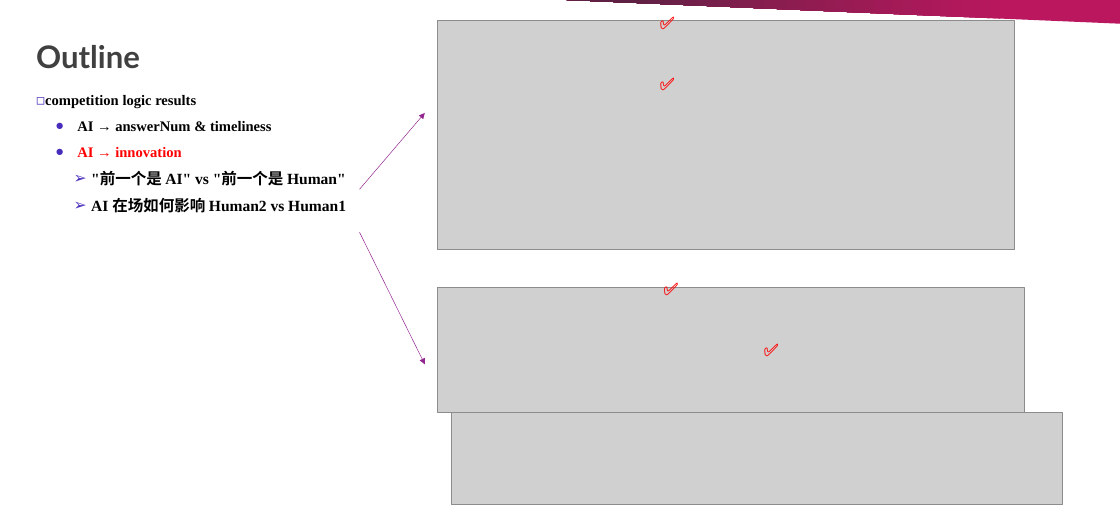
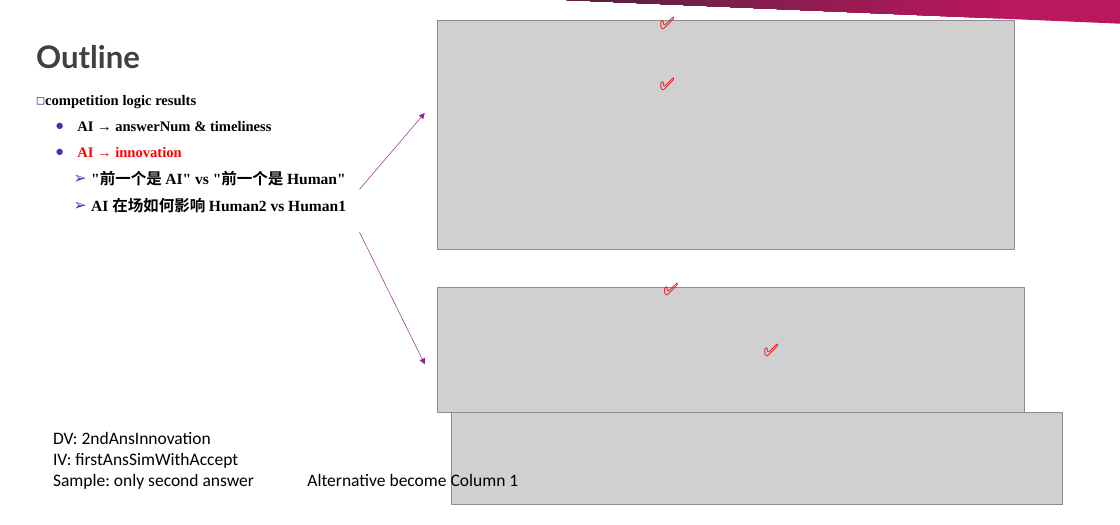
Before and after one commit to chen-junluo/geek-community, a slide deck: slide 4 of Projects/MISQ/MISQ round 2 meeting 260509.pptx. Drawn at 1120x525 pixels with LibreOffice and Linux fonts; fonts in the diff are those of the drawing; grey boxes stand for pictures. Boxes give left, top, right and bottom in pixels: in the first picture for what was removed or moved away, otherwise in the second. Text is boxed around its words. In the diff, an @@ line names an element or a change of style, - is before the commit and + after.

```diff
--- a/Projects/MISQ/MISQ round 2 meeting 260509.pptx
+++ b/Projects/MISQ/MISQ round 2 meeting 260509.pptx
@@ text added at box(53, 432, 254, 489), 18 pt, text #000000 @@
+DV: 2ndAnsInnovation
+IV: firstAnsSimWithAccept
+Sample: only second answer
@@ text added at box(307, 472, 518, 491), 18 pt, text #000000 @@
+Alternative become Column 1
```
Also in this commit, not shown: 1 other slide changed, 3 other files.
